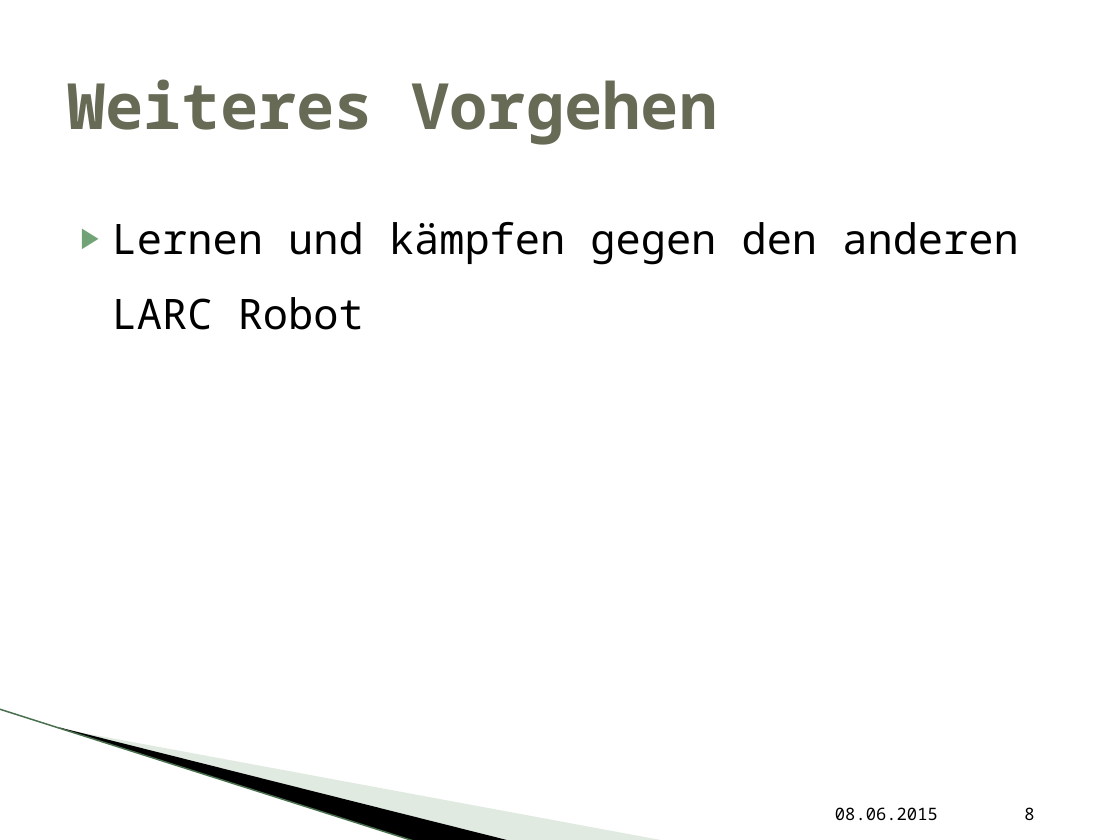
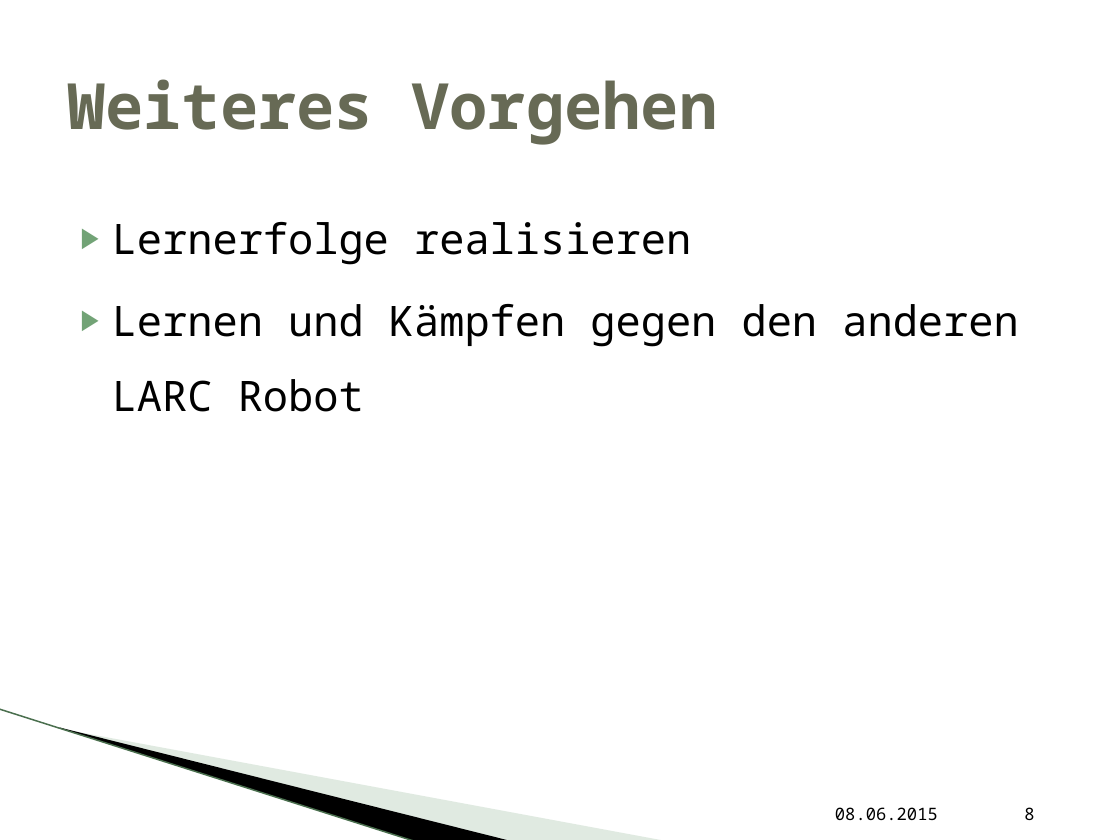
Before and after one commit to vikwin/HAW-LernendeAgenten_RC, a slide deck: slide 8 of Präsentation/Zwischenpräsentation.pptx. Drawn at 1120x840 pixels with LibreOffice and Linux fonts; fonts in the diff are those of the drawing; background and template pictures are left out. Boxes give left, top, right and bottom in pixels: in the first picture for what was removed or moved away, otherwise in the second. Text is boxed around its words. In the diff, an @@ line names an element or a change of style, - is before the commit and + after.

```diff
--- a/Präsentation/Zwischenpräsentation.pptx
+++ b/Präsentation/Zwischenpräsentation.pptx
@@ text at (112, 222, 1018, 412): text changed @@
-▶ Lernen und kämpfen gegen den anderen LARC Robot
+▶ Lernerfolge realisieren
+▶ Lernen und Kämpfen gegen den anderen LARC Robot
```
Also in this commit, not shown: 3 other slides changed, 5 other files.
